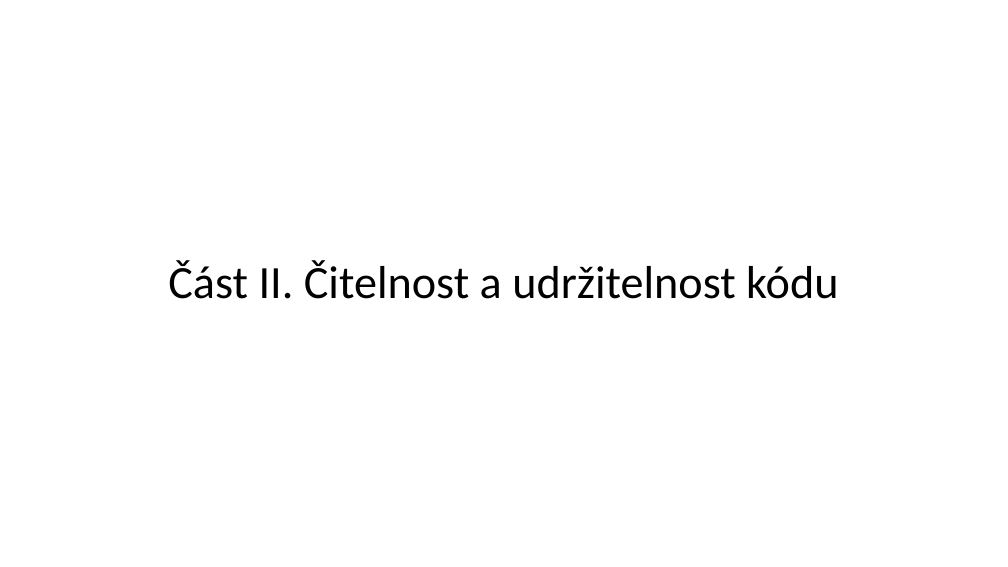
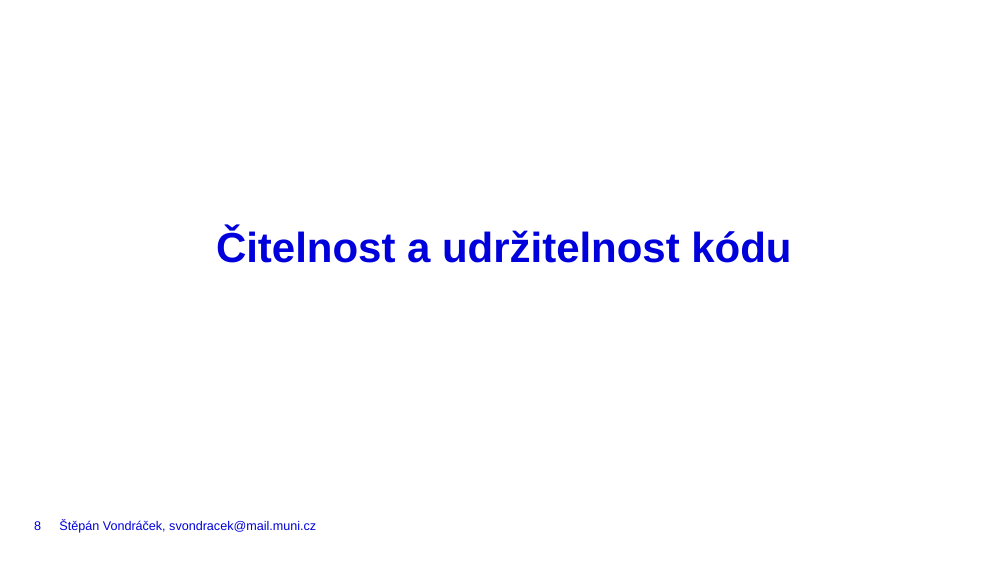
Before and after one commit to VondracekS/ESF_Workshop_BestCodingPractices, a slide deck: slide 8 of BCP_Workshop.pptx. Drawn at 1008x567 pixels with LibreOffice and Linux fonts; fonts in the diff are those of the drawing. Boxes give left, top, right and bottom in pixels: in the first picture for what was removed or moved away, otherwise in the second. Text is boxed around its words. In the diff, an @@ line names an element or a change of style, - is before the commit and + after.

Commit message:
moving presentation to MUNI template§

```diff
--- a/BCP_Workshop.pptx
+++ b/BCP_Workshop.pptx
@@ title "Čitelnost a udržitelnost kódu" at (x1=216, y1=228, x2=791, y2=263): vertical alignment middle to top @@
@@ title at (x1=216, y1=228, x2=791, y2=263): text changed; size 44 to 40 pt; font Calibri to Arial; text colour #000000 to #0000DC; bold on @@
-Část II. Čitelnost a udržitelnost kódu
+Čitelnost a udržitelnost kódu
@@ page number added at (x1=34, y1=521, x2=41, y2=530), 12 pt, text #0000DC @@
+8
@@ text added at (x1=59, y1=520, x2=316, y2=533), 12 pt, text #0000DC @@
+Štěpán Vondráček, svondracek@mail.muni.cz
```
Also in this commit, not shown: 12 other slides changed, 6 slides added, 8 slides removed.
